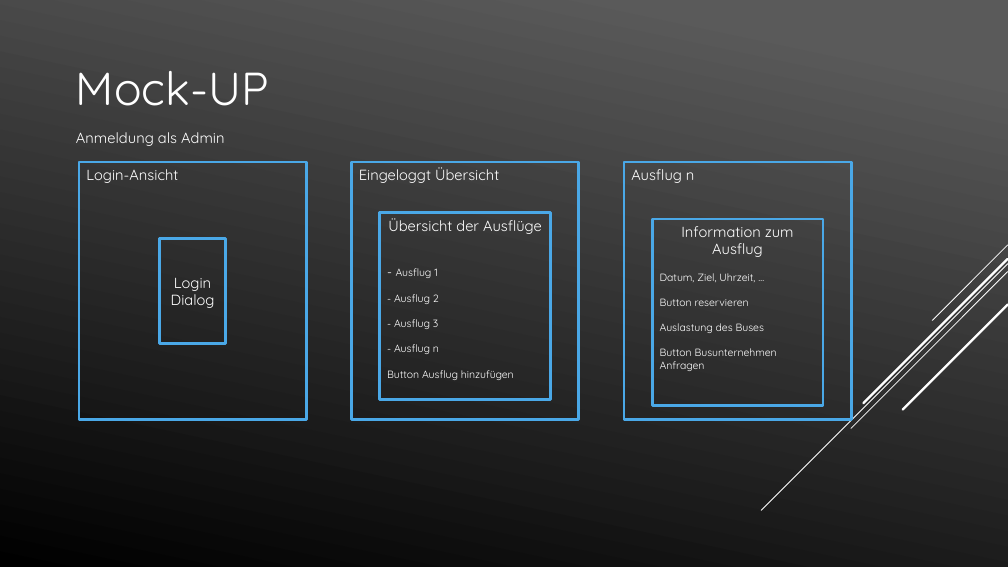
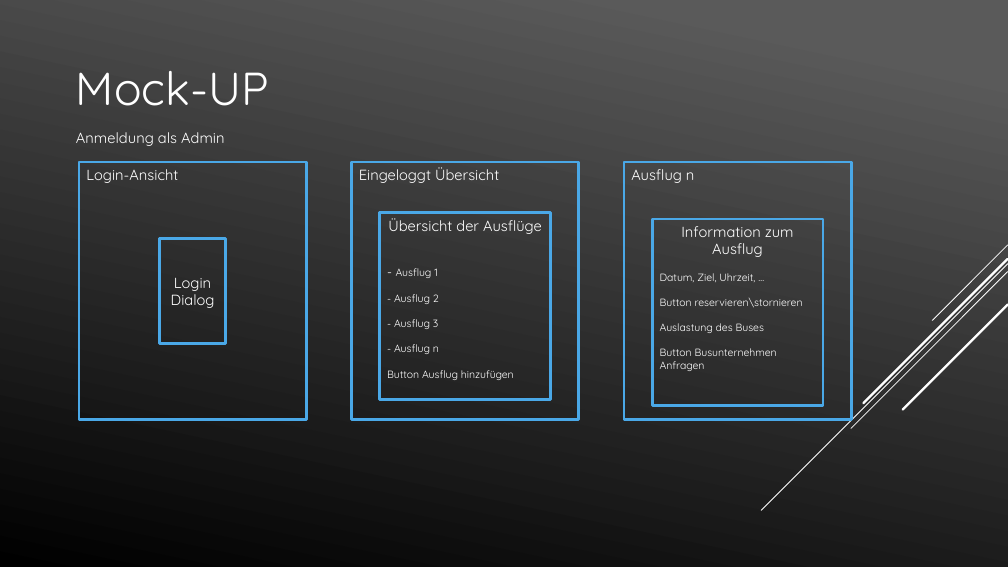
Before and after one commit to xamsemi/Advanced-Programing, a slide deck: slide 7 of Busreservierungssystem für Vereinsfahrten3_2.pptx. Drawn at 1008x567 pixels with LibreOffice and Linux fonts; fonts in the diff are those of the drawing. Boxes give left, top, right and bottom in pixels: in the first picture for what was removed or moved away, otherwise in the second. Text is boxed around its words. In the diff, an @@ line names an element or a change of style, - is before the commit and + after.

```diff
--- a/Busreservierungssystem für Vereinsfahrten3_2.pptx
+++ b/Busreservierungssystem für Vereinsfahrten3_2.pptx
@@ text in rectangle at [660, 273, 803, 333]: text changed @@
-Datum, Ziel, Uhrzeit, …
-Button reservieren
-Auslastung des Buses
+Datum, Ziel, Uhrzeit, …
+Button reservieren\stornieren
+Auslastung des Buses
```
Also in this commit, not shown: 3 other slides changed.
